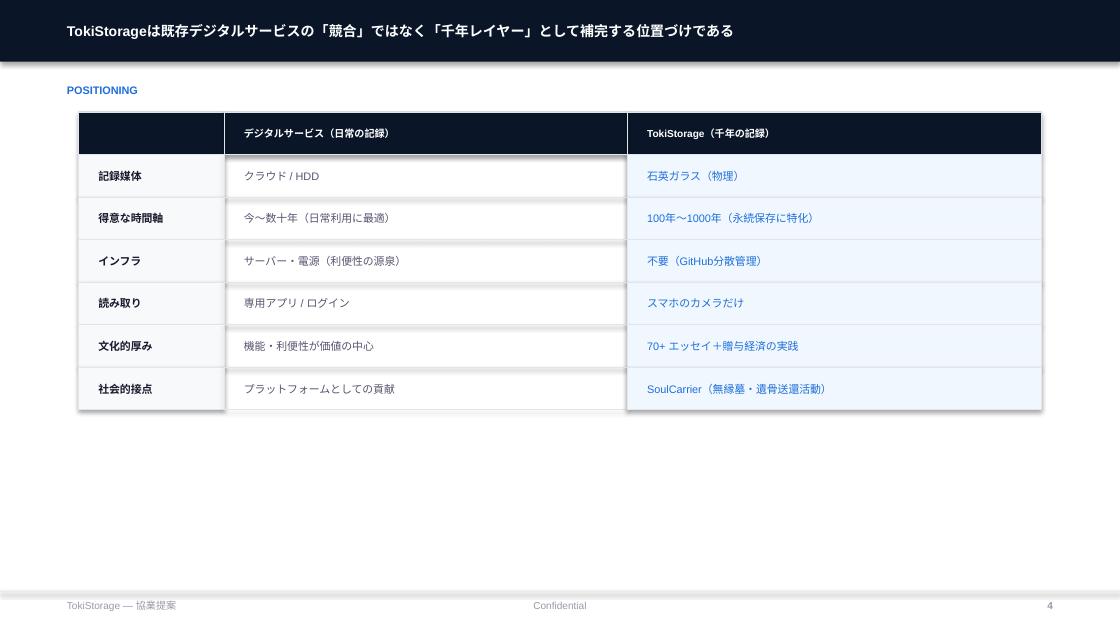
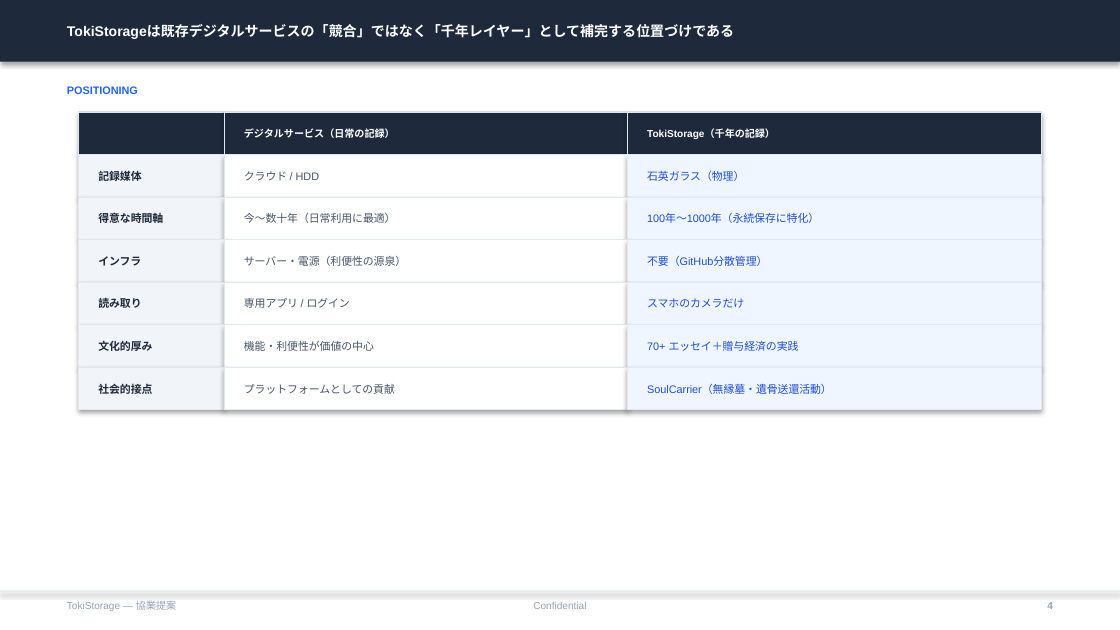
Before and after one commit to timeless-residents/pearlmemorial, a slide deck: slide 4 of toki/tokistorage-partnership-deck.pptx. Drawn at 1120x630 pixels with LibreOffice and Linux fonts; fonts in the diff are those of the drawing. Boxes give left, top, right and bottom in pixels: in the first picture for what was removed or moved away, otherwise in the second. Text is boxed around its words. In the diff, an @@ line names an element or a change of style, - is before the commit and + after.

```diff
--- a/toki/tokistorage-partnership-deck.pptx
+++ b/toki/tokistorage-partnership-deck.pptx
@@ rectangle at [0,0,1120,62]: fill #0A1628 to #1E293B @@
@@ text "POSITIONING" at [67,86,138,94]: text colour #1E6FD9 to #2563EB @@
@@ fill #0A1628 to #1E293B; outline #E2E5EB 0.5 pt to #E2E8F0 0.5 pt in 3 elements at [78,112,224,155], [224,112,627,155], [627,112,1042,155] @@
@@ fill #F8F9FB to #F1F5F9; outline #E2E5EB 0.5 pt to #E2E8F0 0.5 pt in 6 elements at [78,155,224,197], [78,197,224,240], [78,240,224,282], [78,282,224,325], [78,325,224,367], [78,367,224,410] @@
@@ text colour #1A1A2E to #1E293B in 6 elements at [98,169,141,184], [98,213,163,223], [98,256,141,266], [98,297,141,308], [98,341,152,351], [98,384,152,394] @@
@@ fill none to #FFFFFF; outline #E2E5EB 0.5 pt to #E2E8F0 0.5 pt in 6 elements at [224,155,627,197], [224,197,627,240], [224,240,627,282], [224,282,627,325], [224,325,627,367], [224,367,627,410] @@
@@ text colour #555570 to #475569 in 6 elements at [244,171,320,181], [244,213,396,223], [244,256,406,266], [244,298,350,308], [244,341,374,351], [244,384,395,394] @@
@@ fill #F0F7FF to #EFF6FF; outline #E2E5EB 0.5 pt to #E2E8F0 0.5 pt in 6 elements at [627,155,1042,197], [627,197,1042,240], [627,240,1042,282], [627,282,1042,325], [627,325,1042,367], [627,367,1042,410] @@
@@ text colour #1E6FD9 to #1D4ED8 in 6 elements at [647,171,744,181], [647,214,819,223], [647,256,767,266], [647,298,744,308], [647,341,799,351], [647,384,832,394] @@
```
Also in this commit, not shown: 8 other slides changed, 4 other files.
